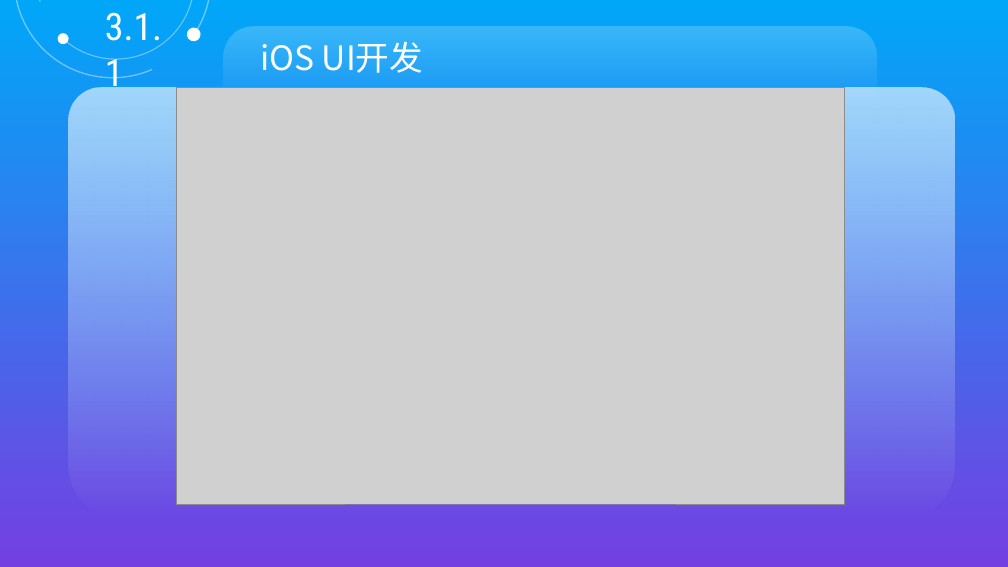
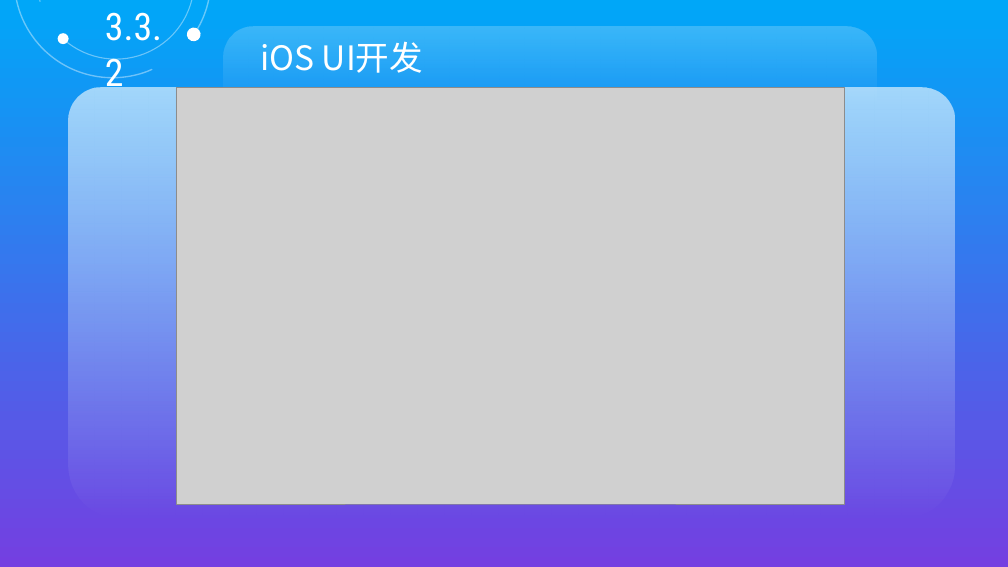
Before and after one commit to GeorgeGod/PPT, a slide deck: slide 25 of iOSTalk.pptx. Drawn at 1008x567 pixels with LibreOffice and Linux fonts; fonts in the diff are those of the drawing; grey boxes stand for pictures. Boxes give left, top, right and bottom in pixels: in the first picture for what was removed or moved away, otherwise in the second. Text is boxed around its words. In the diff, an @@ line names an element or a change of style, - is before the commit and + after.

```diff
--- a/iOSTalk.pptx
+++ b/iOSTalk.pptx
@@ text at (x1=105, y1=12, x2=162, y2=96): text changed @@
-3.1.1
+3.3.2
```
Also in this commit, not shown: 11 other slides changed.
